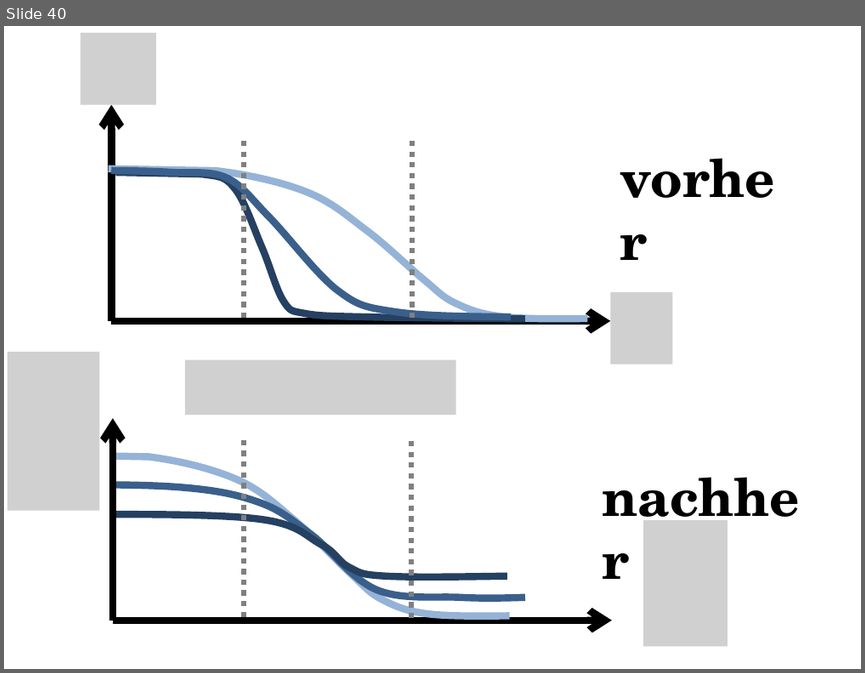
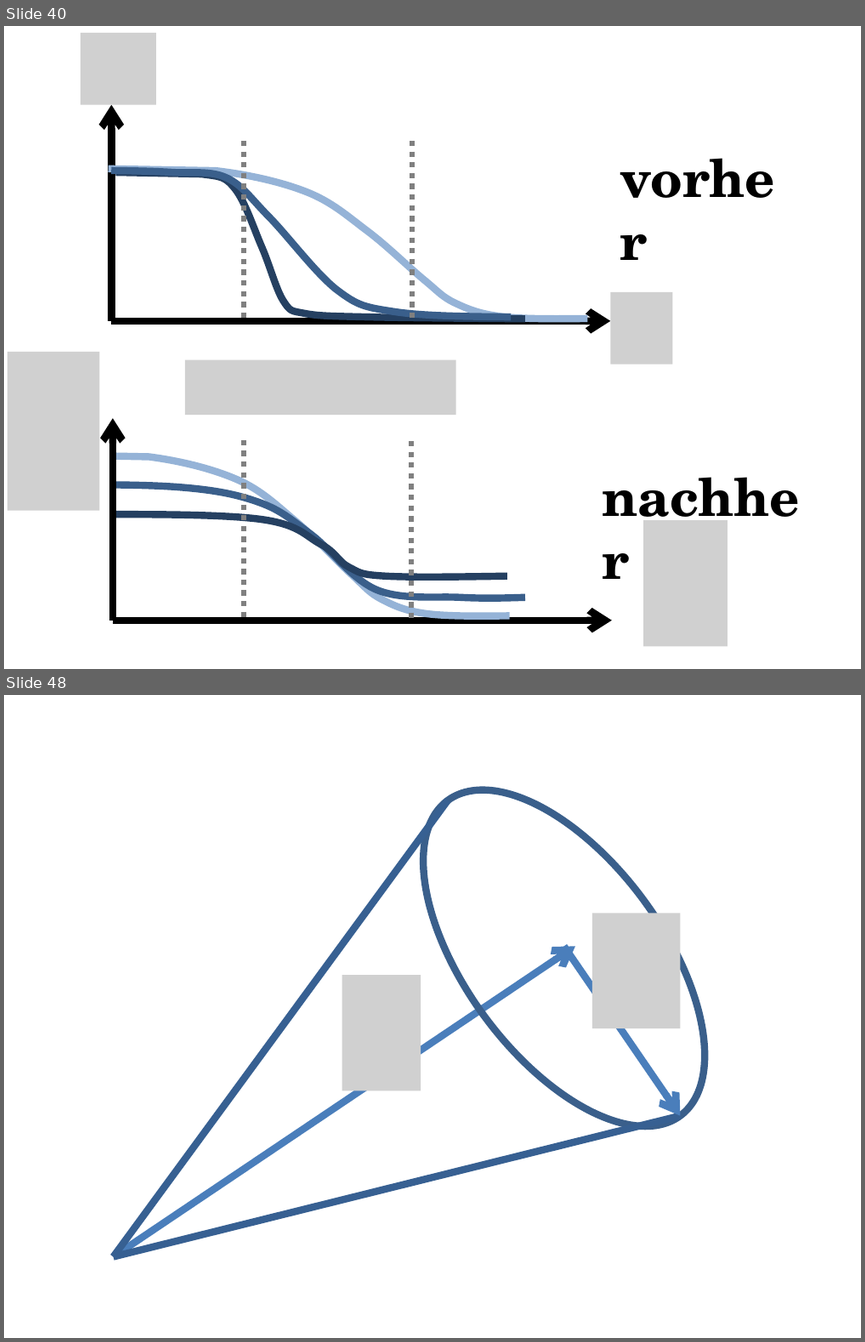
Before and after one commit to sophiahenckell/HIWI_Computersimulation, a slide deck: Bilder.pptx. Shown one above the other, each under a label of ours: slide 40 before the commit, slides 40 and 48 after it; the slides between them are not shown. The pictures are 865x673 and 865x1342 pixels, drawn with LibreOffice and Linux fonts; fonts in the diff are those of the drawing; grey boxes stand for pictures. Boxes give left, top, right and bottom in pixels: in the first picture for what was removed or moved away, otherwise in the second. Text is boxed around its words. In the diff, an @@ line names an element or a change of style, - is before the commit and + after.

```diff
--- a/Bilder.pptx
+++ b/Bilder.pptx
@@ slide 48 added at (4,695,861,1338), background #FFFFFF @@
@@ ellipse added at (369,742,760,1174), outline #3A5F8C 6 pt @@
@@ line added from (448, 800) to (114, 1256), #376092 6 pt @@
@@ picture added at (591,913,680,1028) @@
@@ arrow added from (114, 1256) to (575, 946), #4B7EBC 6 pt @@
@@ arrow added from (563, 946) to (680, 1116), #4B7EBC 6 pt @@
@@ picture added at (341,975,420,1090) @@
@@ line added from (680, 1116) to (114, 1256), #376092 6 pt @@
```
Also in this commit, not shown: 1 slide changed, 7 other slides added, 1 slide removed, 6 other files.
